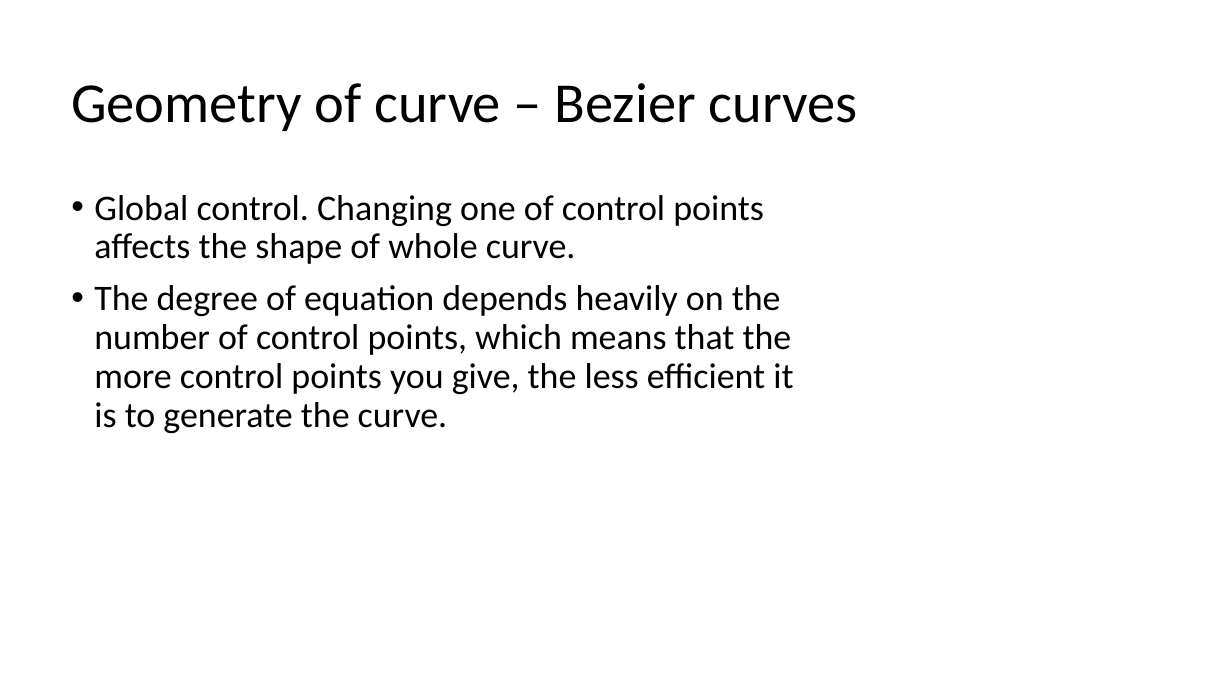
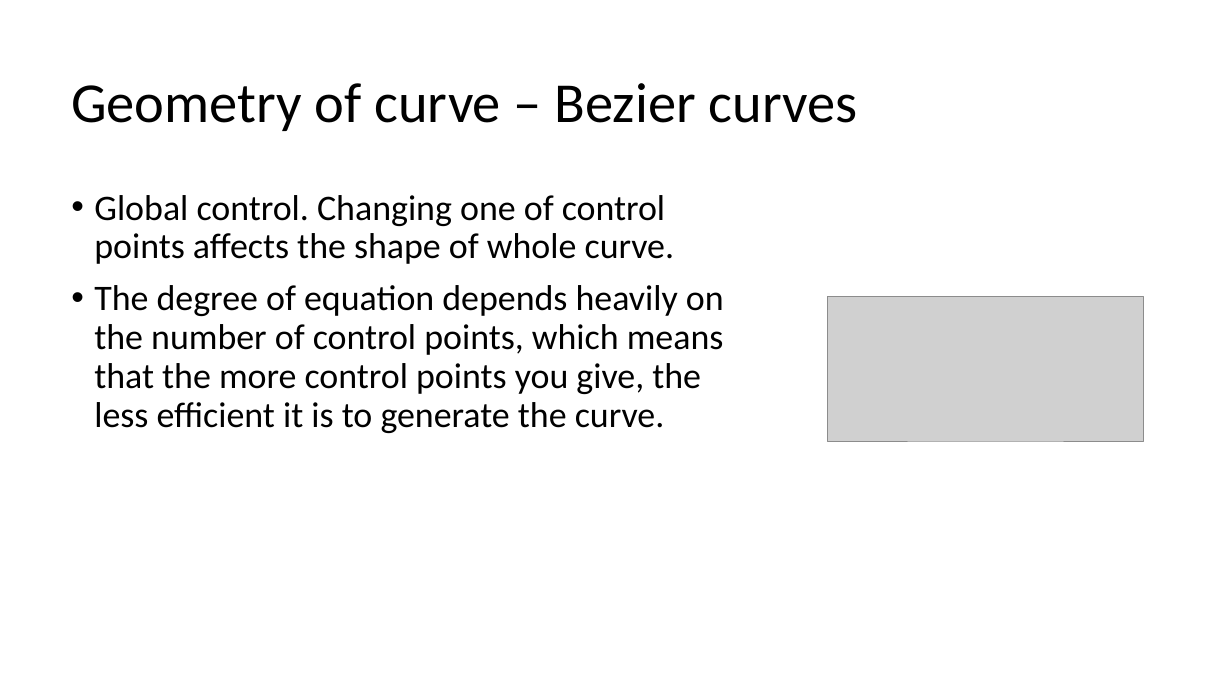
Before and after one commit to Jinny-Ching/cad_cam_course, a slide deck: slide 43 of CAD_CAM.pptx. Drawn at 1232x693 pixels with LibreOffice and Linux fonts; fonts in the diff are those of the drawing; grey boxes stand for pictures. Boxes give left, top, right and bottom in pixels: in the first picture for what was removed or moved away, otherwise in the second. Text is boxed around its words. In the diff, an @@ line names an element or a change of style, - is before the commit and + after.

```diff
--- a/CAD_CAM.pptx
+++ b/CAD_CAM.pptx
@@ text "Global control. Changing one of ..." rewrapped from [94,195,793,433] to [94,195,724,433] @@
@@ picture added at [827,297,1144,441] @@
```
Also in this commit, not shown: 3 other slides changed, 3 slides added.
